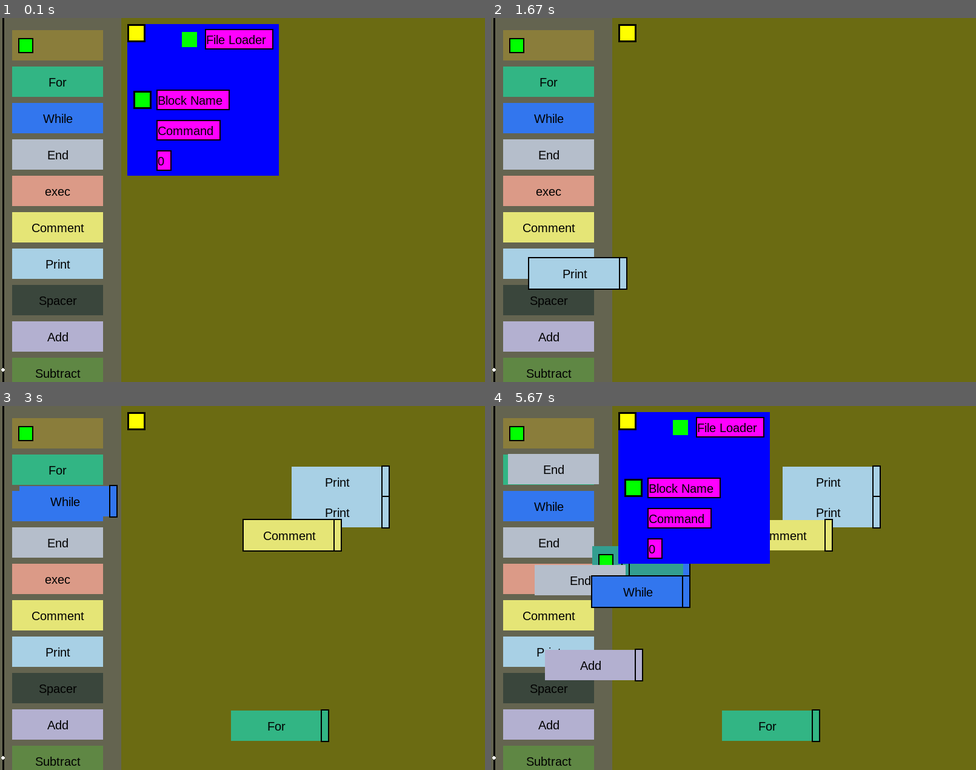
Above: before the commit, frames 1-4 (two rows, left to right).
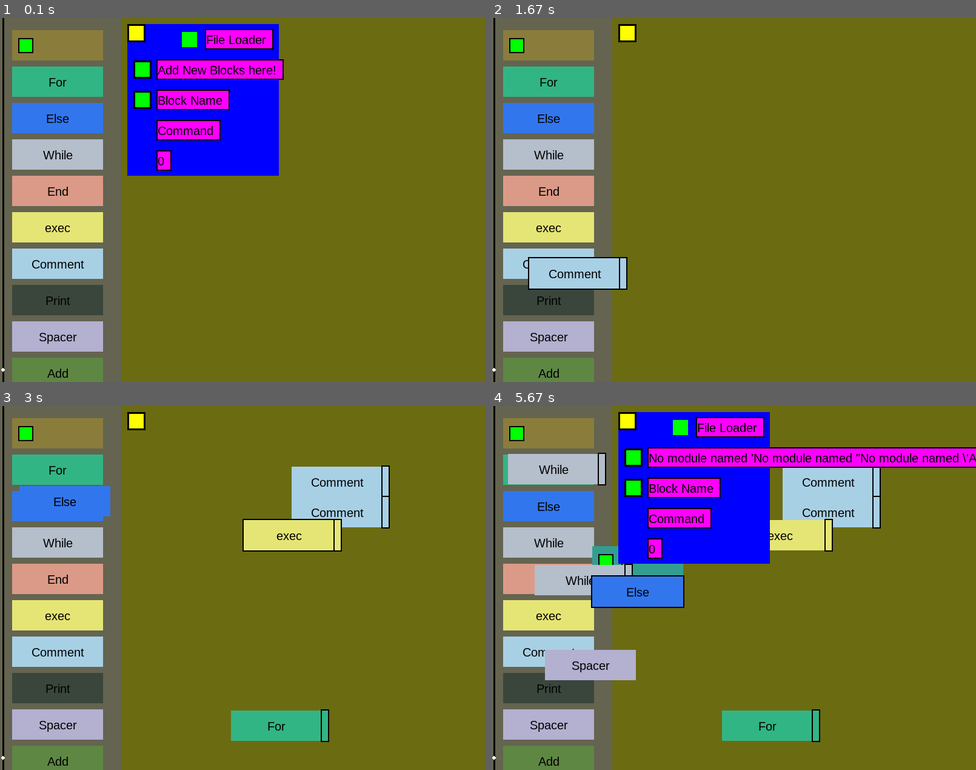
Above: after the commit, the same moments.

Repository: wsadzanie2/PyBlockCode
Game: pygame game, started from main.py
Two runs of this game, one before a commit and one after it. Both use one fixed random seed, a clock stepped at 60 frames per second and the inputs below.
Inputs (mouse positions are in pixels of both pictures, inside the frame that each line leads up to):
- Up to frame 1 (0.1 s): no input
- Up to frame 2 (1.67 s): press the mouse at (631, 68) at 0.37 s; move the mouse to (675, 83) at 0.47 s; release the mouse at (714, 101) at 0.6 s; press the mouse at (626, 32) at 0.7 s; move the mouse to (699, 156) at 0.8 s; release the mouse at (772, 276) at 0.93 s; click (655, 61) at 1.05 s; click (573, 272) at 1.38 s
- Up to frame 3 (3 s): press the mouse at (82, 660) at 1.7 s; move the mouse to (208, 573) at 1.8 s; release the mouse at (339, 482) at 1.93 s; press the mouse at (58, 471) at 2.03 s; move the mouse to (164, 598) at 2.13 s; release the mouse at (276, 726) at 2.27 s; click (63, 500) at 2.38 s; press the mouse at (58, 617) at 2.7 s; move the mouse to (174, 573) at 2.8 s; release the mouse at (291, 537) at 2.93 s
- Up to frame 4 (5.67 s): press the mouse at (626, 420) at 3.03 s; move the mouse to (607, 507) at 3.13 s; release the mouse at (588, 591) at 3.27 s; press the mouse at (549, 435) at 3.37 s; move the mouse to (563, 471) at 3.47 s; release the mouse at (578, 507) at 3.6 s; click (641, 464) at 3.72 s; press the mouse at (641, 464) at 4.03 s; move the mouse to (723, 588) at 4.13 s; release the mouse at (806, 715) at 4.27 s; press the mouse at (549, 544) at 4.37 s; move the mouse to (563, 562) at 4.47 s; release the mouse at (578, 580) at 4.6 s; press the mouse at (549, 544) at 4.7 s; move the mouse to (549, 504) at 4.8 s; release the mouse at (554, 467) at 4.93 s; press the mouse at (549, 726) at 5.03 s; move the mouse to (568, 693) at 5.13 s; release the mouse at (588, 664) at 5.27 s; press the mouse at (554, 500) at 5.37 s; move the mouse to (597, 529) at 5.47 s; release the mouse at (636, 562) at 5.6 s

The runs differ from the first frame. In frame 1, 2.5% of the frame differs, in the area x 6-59%, y 11-99%; in frame 2, 0.8%; in frame 3, 1.3%; in frame 4, 5.9%, in the area x 6-100%, y 11-99%.

Commit message:
Made it possible to "import" new blocks from files and added a max limit of 60 for errors displayed

Diff:
--- a/Blocks.py
+++ b/Blocks.py
@@ -1,5 +1,6 @@
 BLOCKS = [
     {'color': None, 'text': "For", 'command': 'for i in range', 'arguments': 1, 'tab_increase': 1},
+    {'color': None, 'text': "Else", 'command': 'else:', 'arguments': 0, 'tab_increase': 1},
     {'color': None, 'text': "While", 'command': 'while ', 'arguments': 1, 'tab_increase': 1},
     {'color': None, 'text': "End", 'command': '', 'arguments': 0, 'tab_increase': -1},
     {'color': None, 'text': "exec", 'command': 'exec', 'arguments': 1},
--- a/main.py
+++ b/main.py
@@ -1,6 +1,9 @@
 import pygame
 import random
-from Blocks import BLOCKS
+try:
+    from Blocks import BLOCKS
+except Exception:
+    BLOCKS = []
 from pygame.locals import *
 
 pygame.init()
@@ -324,6 +327,8 @@
         self.args_win.text = "0"
         self.button_rect = pygame.Rect(25, 25, 30, 30)
         self.show_hide_rect = pygame.Rect(25, 25, 30, 30)
+        self.import_win = TextInput(font, pygame.Rect(0, 0, 130, 30), background=(255, 0, 255), text='Add New Blocks here!')
+        self.import_rect = pygame.Rect(25, 25, 30, 30)
         self.selected = None
         self.visible = True
     def update_values(self):
@@ -338,6 +343,12 @@
         self.button_rect.midleft = self.rect.midleft
         self.button_rect.left += 10
         self.show_hide_rect.topleft = self.rect.topleft
+        self.import_win.rect.midleft = self.rect.midleft
+        self.import_win.rect.x += 50
+        self.import_win.rect.y -= 50
+        self.import_rect.midleft = self.rect.midleft
+        self.import_rect.y -= 50
+        self.import_rect.x += 10
     def draw(self):
         self.update_values()
         if self.visible:
@@ -345,14 +356,22 @@
             self.text_win.draw(screen)
             self.command_win.draw(screen)
             self.args_win.draw(screen)
+            self.import_win.draw(screen)
             pygame.draw.rect(screen, (0, 0, 0), self.button_rect)
             pygame.draw.rect(screen, (0, 255, 0), rect_border(self.button_rect, -3))
+            pygame.draw.rect(screen, (0, 0, 0), self.import_rect)
+            pygame.draw.rect(screen, (0, 255, 0), rect_border(self.import_rect, -3))
         pygame.draw.rect(screen, (0, 0, 0), self.show_hide_rect)
         pygame.draw.rect(screen, (255, 255, 0), rect_border(self.show_hide_rect, -3))
     def spawn_block(self):
         index = len(blocks)
         BlockSpawner(x=20, y=(index * 60) + 20, color=None, text=self.text_win.text, command=self.command_win.text, arguments=int(self.args_win.text))
         self.selected = None
+    def load_import_block(self):
+        import_blocks = __import__(self.import_win.text)
+        for block in import_blocks.BLOCKS:
+            BlockSpawner(x=20, y=(len(blocks) * 60) + 20, color=None, text=block['text'], command=block['command'], arguments=block['arguments'])
+        # self.import_win.text
     def update(self, event):
         self.update_values()
         global selected
@@ -369,6 +388,10 @@
                 self.selected = self.args_win
             if self.show_hide_rect.collidepoint(pygame.mouse.get_pos()):
                 self.selected = self.show_hide_rect
+            if self.import_rect.collidepoint(pygame.mouse.get_pos()):
+                self.selected = self.import_rect
+            if self.import_win.rect.collidepoint(pygame.mouse.get_pos()):
+                self.selected = self.import_win
         if self.selected == self.show_hide_rect:
             self.visible = not self.visible
             self.selected = None
@@ -380,6 +403,16 @@
             self.args_win.update(event)
         if self.selected == self.button_rect:
             self.spawn_block()
+        if self.selected == self.import_rect:
+            try:
+                self.load_import_block()
+            except Exception as e:
+                self.import_win.text = str(e)
+                if len(self.import_win.text) > 60:
+                    self.import_win.text = self.import_win.text[:60] + '...'
+            self.selected = None
+        if self.selected == self.import_win:
+            self.import_win.update(event)
 
 class FileLoader:
     def __init__(self, x, y):
@@ -413,6 +446,8 @@
                         load_file(self.text_win.text)
                     except Exception as e:
                         self.text_win.text = "Error: " + str(e)
+                        if len(self.text_win.text) > 60:
+                            self.text_win.text = self.text_win.text[:60] + '...'
         if event.type == MOUSEBUTTONUP:
             self.selected = False
         if selected == self:
